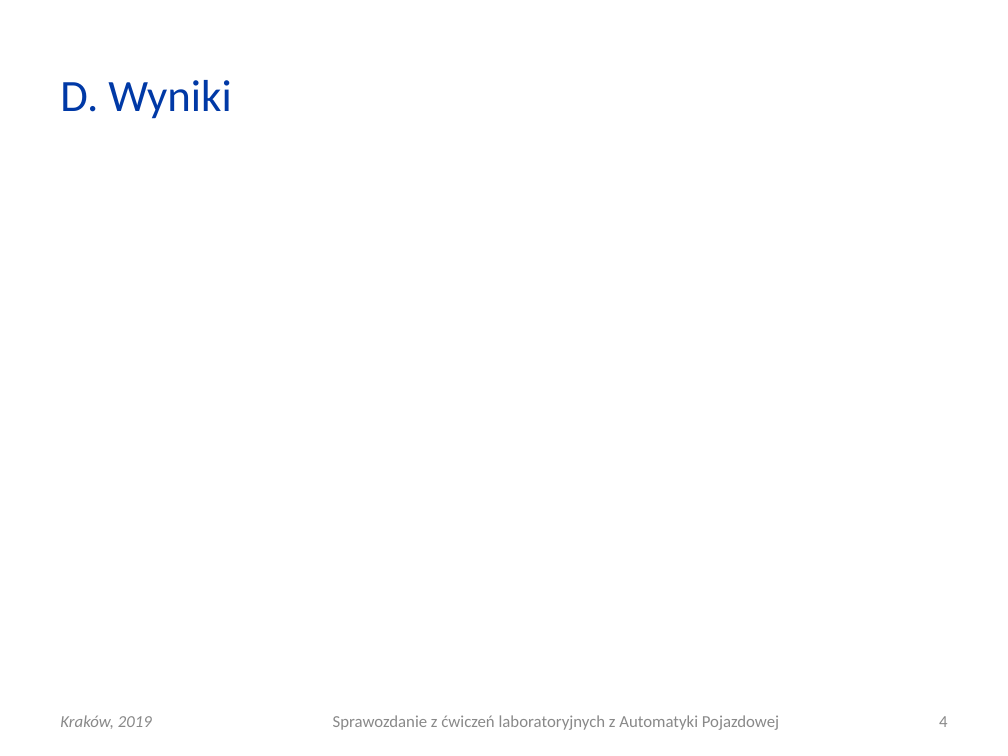
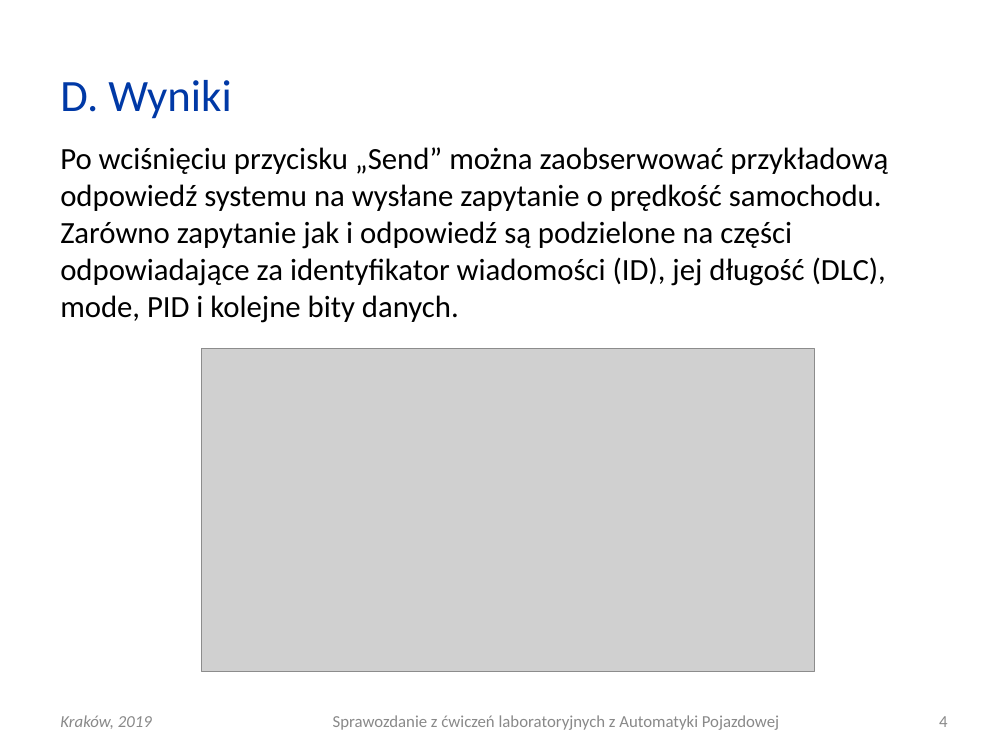
Before and after one commit to elfsonix/Automatyka-Pojazdowa, a slide deck: slide 4 of Lab12/AP_L12_20190508_0930_G03.ppt. Drawn at 1008x756 pixels with LibreOffice and Linux fonts; fonts in the diff are those of the drawing; grey boxes stand for pictures. Boxes give left, top, right and bottom in pixels: in the first picture for what was removed or moved away, otherwise in the second. Text is boxed around its words. In the diff, an @@ line names an element or a change of style, - is before the commit and + after.

Commit message:
Lab12 - Wyniki

```diff
--- a/Lab12/AP_L12_20190508_0930_G03.ppt
+++ b/Lab12/AP_L12_20190508_0930_G03.ppt
@@ text added at (60,147,888,323), 22 pt, text #000000 @@
+Po wciśnięciu przycisku „Send” można zaobserwować przykładową odpowiedź systemu na wysłane zapytanie o prędkość samochodu. Zarówno zapytanie jak i odpowiedź są podzielone na części odpowiadające za identyfikator wiadomości (ID), jej długość (DLC), mode, PID i kolejne bity danych.
@@ picture added at (202,349,814,671) @@
```
